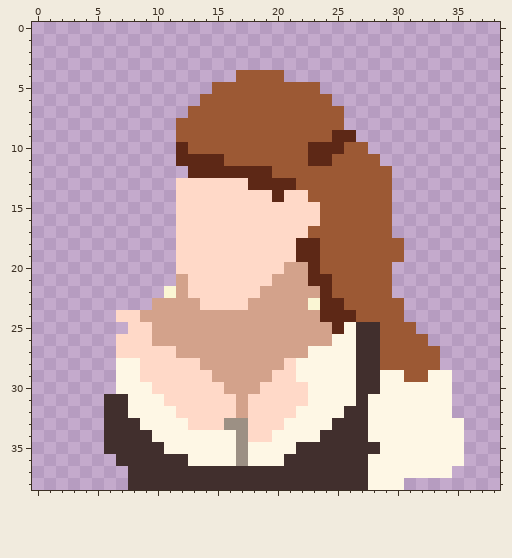
A pixel-art sprite gets an edit: Assets/Resources/Sprites/portraits/portraitAlrine.png. Above, as it was before the edit.
The file is 39x39 pixels. Colours within 5 levels of each other are drawn and written as one.
The result:
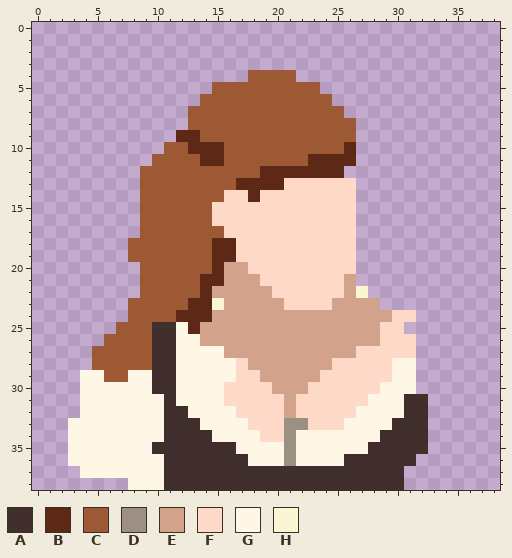
Palette (. is transparent): A #412f2d  B #5d2816  C #9c5934  D #9c9084  E #d3a28b  F #ffd9c8  G #fef7e5  H #faf6d4
Edits made:
@@ x 15..23 @@
  3 .........
- 4 ..CCCC...
+ 4 ...CCCC..
  5 CCCCCCCCC
@@ x 0..38 @@
  7 .............CCCCCCCCCCCCC.............
- 8 ............CCCCCCCCCCCCCC.............
- 9 ............CCCCCCCCCCCCCBB............
-10 ............BCCCCCCCCCCBBBCC...........
-11 ............BBBBCCCCCCCBBCCCC..........
-12 .............BBBBBBBCCCCCCCCCC.........
-13 ............FFFFFFBBBBCCCCCCCC.........
-14 ............FFFFFFFFBFFCCCCCCC.........
-15 ............FFFFFFFFFFFFCCCCCC.........
-16 ............FFFFFFFFFFFFCCCCCC.........
-17 ............FFFFFFFFFFFCCCCCCC.........
-18 ............FFFFFFFFFFBBCCCCCCC........
-19 ............FFFFFFFFFFBBCCCCCCC........
-20 ............FFFFFFFFFEEBCCCCCC.........
-21 ............EFFFFFFFEEEBBCCCCC.........
-22 ...........HEFFFFFFEEEEEBCCCCC.........
-23 ..........EEEEFFFFEEEEEHBBCCCCC........
-24 .......FFEEEEEEEEEEEEEEEBBBCCCC........
-25 ........FFEEEEEEEEEEEEEEEBGAACCC.......
-26 .......FFFEEEEEEEEEEEEEEEGGAACCCC......
-27 .......FFFFFEEEEEEEEEEEGGGGAACCCCC.....
-28 .......GGFFFFFEEEEEEEFGGGGGAACCCCC.....
-29 .......GGFFFFFFEEEEEFFGGGGGAAGGCCGG....
-30 .......GGGFFFFFFEEEFFFFGGGGAAGGGGGG....
-31 ......AAGGGFFFFFFEFFFFFGGGGAGGGGGGG....
-32 ......AAGGGGFFFFFEFFFFGGGGAAGGGGGGG....
-33 ......AAAGGGGFFFDDFFFGGGGAAAGGGGGGGG...
-34 ......AAAAGGGGGGGDFFGGGGAAAAGGGGGGGG...
-35 ......AAAAAGGGGGGDGGGGAAAAAAAGGGGGGG...
-36 .......AAAAAAGGGGDGGGAAAAAAAGGGGGGGG...
-37 ........AAAAAAAAAAAAAAAAAAAAGGGGGGG....
-38 ........AAAAAAAAAAAAAAAAAAAAGGG........
+ 8 .............CCCCCCCCCCCCCC............
+ 9 ............BBCCCCCCCCCCCCC............
+10 ...........CCBBBCCCCCCCCCCB............
+11 ..........CCCCBBCCCCCCCBBBB............
+12 .........CCCCCCCCCCBBBBBBB.............
+13 .........CCCCCCCCBBBBFFFFFF............
+14 .........CCCCCCCFFBFFFFFFFF............
+15 .........CCCCCCFFFFFFFFFFFF............
+16 .........CCCCCCFFFFFFFFFFFF............
+17 .........CCCCCCCFFFFFFFFFFF............
+18 ........CCCCCCCBBFFFFFFFFFF............
+19 ........CCCCCCCBBFFFFFFFFFF............
+20 .........CCCCCCBEEFFFFFFFFF............
+21 .........CCCCCBBEEEFFFFFFFE............
+22 .........CCCCCBEEEEEFFFFFFEH...........
+23 ........CCCCCBBHEEEEEFFFFEEEE..........
+24 ........CCCCBBBEEEEEEEEEEEEEEEFF.......
+25 .......CCCAAGBEEEEEEEEEEEEEEEFF........
+26 ......CCCCAAGGEEEEEEEEEEEEEEEFFF.......
+27 .....CCCCCAAGGGGEEEEEEEEEEEFFFFF.......
+28 .....CCCCCAAGGGGGFEEEEEEEFFFFFGG.......
+29 ....GGCCGGAAGGGGGFFEEEEEFFFFFFGG.......
+30 ....GGGGGGAAGGGGFFFFEEEFFFFFFGGG.......
+31 ....GGGGGGGAGGGGFFFFFEFFFFFFGGGAA......
+32 ....GGGGGGGAAGGGGFFFFEFFFFFGGGGAA......
+33 ...GGGGGGGGAAAGGGGFFFDDFFFGGGGAAA......
+34 ...GGGGGGGGAAAAGGGGFFDGGGGGGGAAAA......
+35 ...GGGGGGGAAAAAAAGGGGDGGGGGGAAAAA......
+36 ...GGGGGGGGAAAAAAAGGGDGGGGAAAAAA.......
+37 ....GGGGGGGAAAAAAAAAAAAAAAAAAAA........
+38 ........GGGAAAAAAAAAAAAAAAAAAAA........
Boxes around the changes in both pictures, in picture pixels (x1, y1, x2, y2):
changed: (68, 70, 464, 490)
